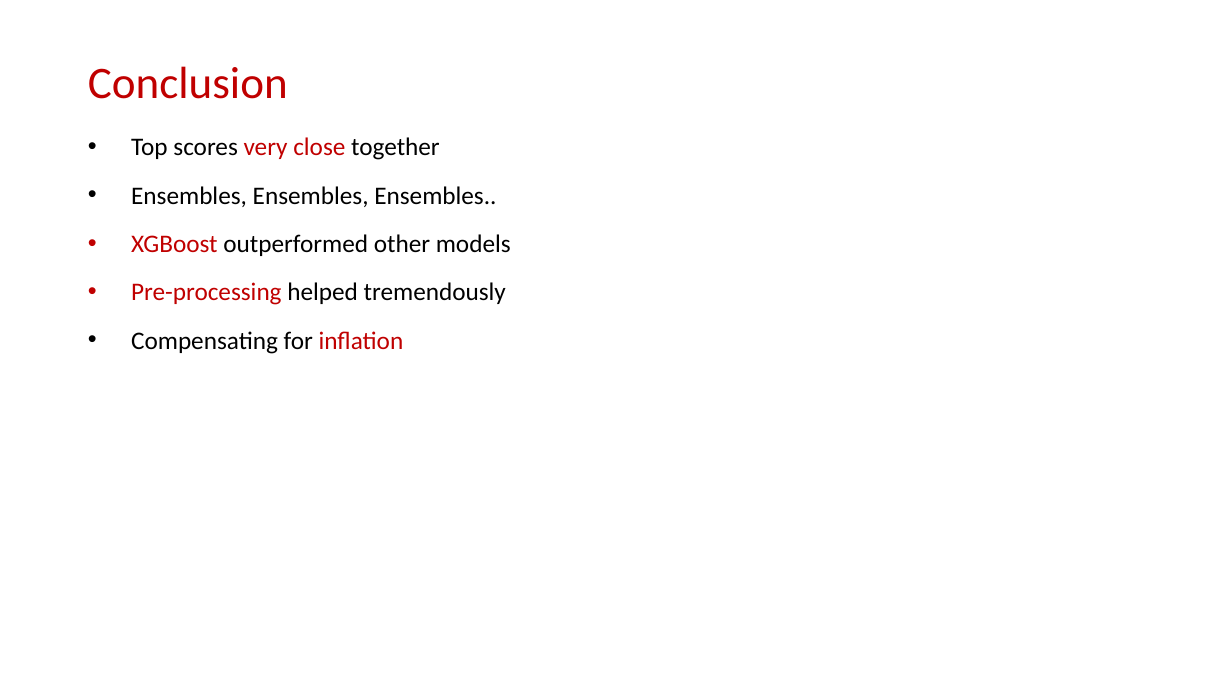
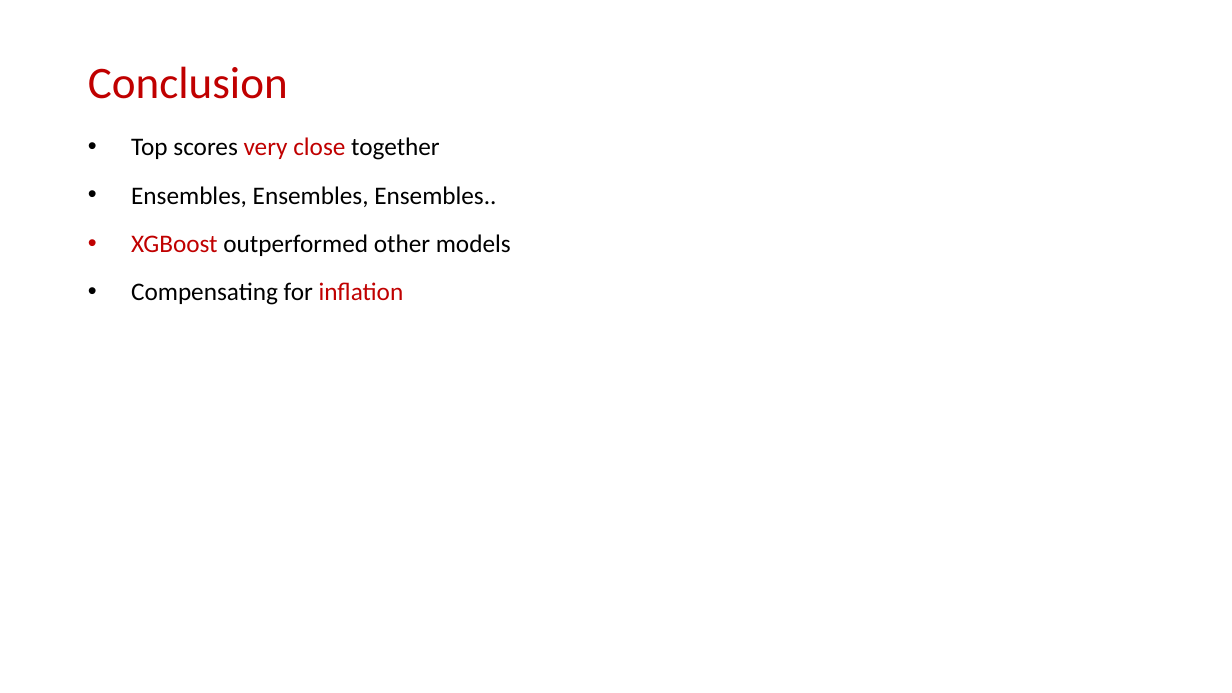
Before and after one commit to mrngm/Classified, a slide deck: slide 9 of presentatie/Classified_MLiP_final_presentation_2.pptx. Drawn at 1232x693 pixels with LibreOffice and Linux fonts; fonts in the diff are those of the drawing; background and template pictures are left out. Boxes give left, top, right and bottom in pixels: in the first picture for what was removed or moved away, otherwise in the second. Text is boxed around its words. In the diff, an @@ line names an element or a change of style, - is before the commit and + after.

```diff
--- a/presentatie/Classified_MLiP_final_presentation_2.pptx
+++ b/presentatie/Classified_MLiP_final_presentation_2.pptx
@@ text at box(131, 282, 506, 305): paragraph removed @@
-• Pre-processing helped tremendously
```
Also in this commit, not shown: 1 other slide changed, 1 other file.
